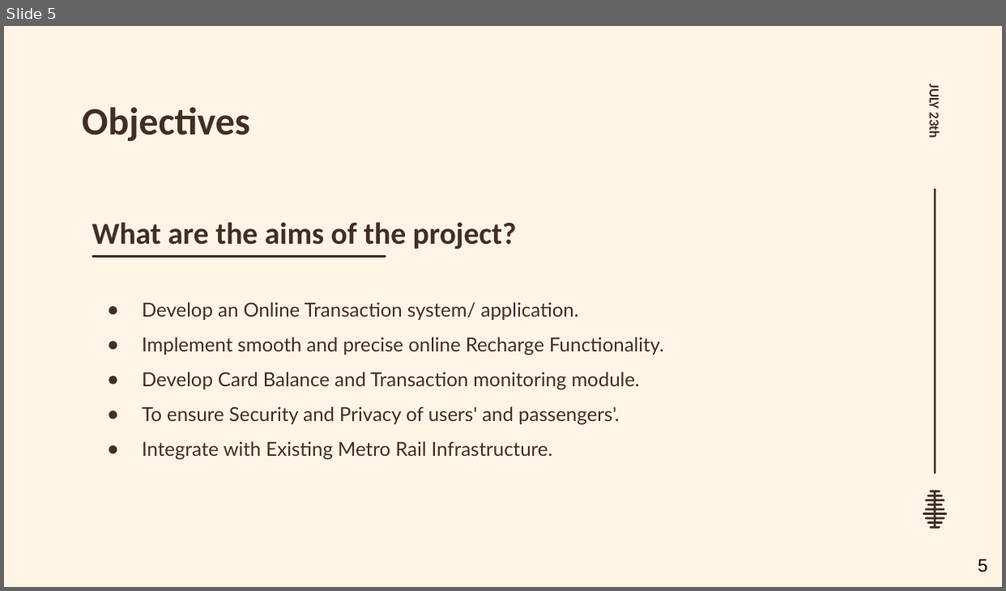
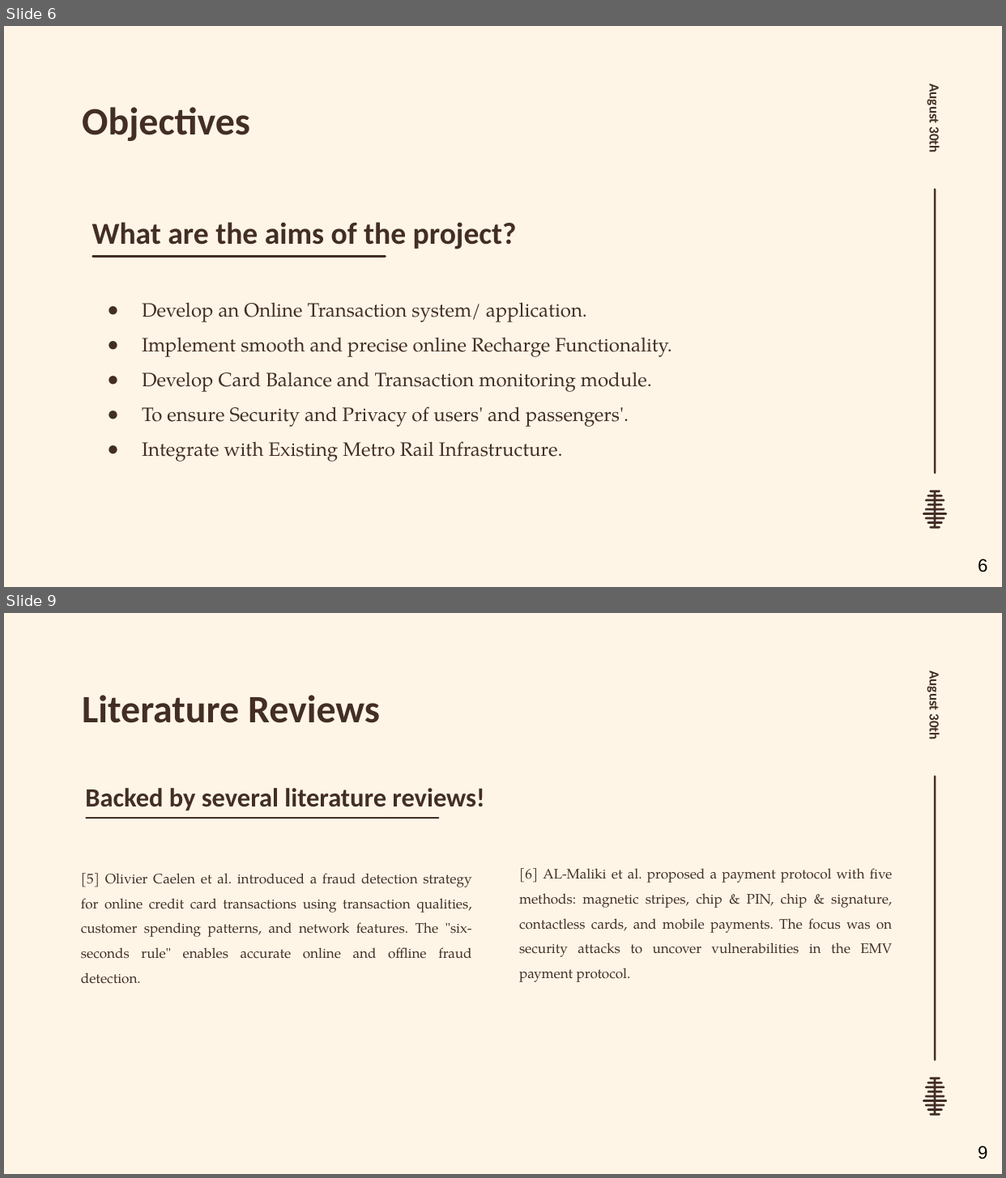
Before and after one commit to dot-ASH/metro-rail-smart-card-system, a slide deck: slide/Capstone.pptx. Shown one above the other, each under a label of ours: slide 5 before the commit, slides 6 and 9 after it; the slides between them are not shown. The pictures are 1006x591 and 1006x1178 pixels, drawn with LibreOffice and Linux fonts; fonts in the diff are those of the drawing; background and template pictures are left out. Boxes give left, top, right and bottom in pixels: in the first picture for what was removed or moved away, otherwise in the second. Text is boxed around its words. In the diff, an @@ line names an element or a change of style, - is before the commit and + after.

```diff
--- a/slide/Capstone.pptx
+++ b/slide/Capstone.pptx
@@ slide 9 added at [4, 613, 1002, 1174], background picture (left out); not listed: 2 template elements that a slide beside it also shows @@
@@ text added at [926, 674, 943, 739], 10 pt, text #422E25, bold @@
+August 30th
@@ title added at [82, 695, 380, 723], 28 pt, text #422E25, bold @@
+Literature Reviews
@@ text added at [85, 788, 484, 811], 19 pt, text #422E25, bold @@
+Backed by several literature reviews!
@@ line added from (86, 818) to (438, 818), #422E25 1.5 pt @@
@@ text added at [81, 873, 472, 984], 10 pt, text #422E25 @@
+[5] Olivier Caelen et al. introduced a fraud detection strategy for online credit card transactions using transaction qualities, customer spending patterns, and network features. The "six-seconds rule" enables accurate online and offline fraud detection.
@@ text added at [519, 868, 892, 982], 10 pt, text #422E25 @@
+[6] AL-Maliki et al. proposed a payment protocol with five methods: magnetic stripes, chip & PIN, chip & signature, contactless cards, and mobile payments. The focus was on security attacks to uncover vulnerabilities in the EMV payment protocol.
@@ page number added at [978, 1146, 987, 1160], 13 pt, text #000000 @@
+9
@@ what was slide 5 is now slide 6 @@
@@ slide 6 changed as well @@
@@ text at [926, 87, 943, 152]: text changed @@
-JULY 23th
+August 30th
@@ text "Develop an Online Transaction system/ ..." at [142, 302, 672, 462]: font Lato to TeX Gyre Pagella @@
@@ page number at [978, 559, 987, 573]: text changed @@
-5
+6
```
Also in this commit, not shown: 8 other slides changed, 6 other slides added, 1 slide removed, 9 other files.
